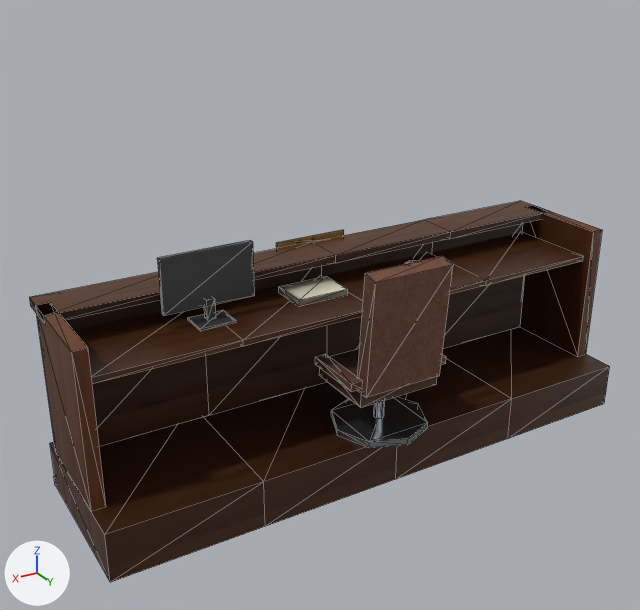
Two versions of the glTF model assets/coronado_kit/props/indoor/places/prop_judge_bench_clean_near.glb, one commit apart.
One viewpoint serves both versions: a 50 mm camera at (2.75, 4.18, 3.12) aimed at (0.25, 0.01, 1.03). Lighting does not change. The marker at lower left points along +X, +Y and +Z. The older version comes first. Mesh edges are drawn as thin lines. Vertices at exactly the same position are counted once.

The first picture shows 'prop_judge_bench_near'.
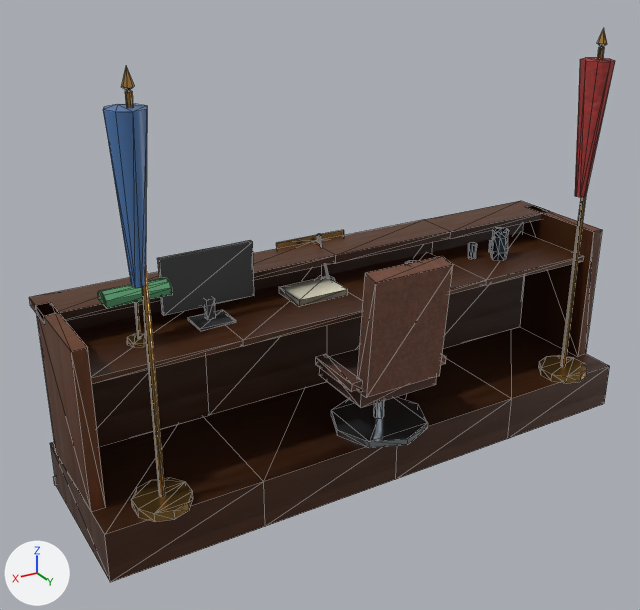
Location of each change, [x1, y1, x2, y2] in pixels of the pictures (640 x 610 px):
'prop_judge_bench_near', reshaped (45% taller)
    before: [29, 201, 610, 582]
    after: [29, 29, 615, 582]
part 1 of me_prop_judge_bench_near, added
    after: [127, 333, 146, 347]
part 2 of me_prop_judge_bench_near, built on
    after: [98, 29, 615, 522]
part 3 of me_prop_judge_bench_near, recoloured
    both: [159, 225, 585, 353]

What changed in the scene script:
```text
Change me_prop_judge_bench_near:
    used by ob_prop_judge_bench_near; location = (0.0, 0.0, 0.0)
    remove me_prop_judge_bench_near.from_pydata(...)  # 384 vertices, 536 faces; spans x -1.8..1.8, y -0.52..0.6, z 0.0..1.46
    add me_prop_judge_bench_near.from_pydata(...)  # 672 vertices, 952 faces; spans x -1.8..1.8, y -0.52..0.6, z 0.0..2.56
    me_prop_judge_bench_near part 1: the loose piece of 16 vertices spanning x -0.3..0.3, y 0.0..0.6, z 0.3..0.34 is copied, and the copy is scaled about its middle by (0.233, 0.233, 0.5), then moved by (1.35, -0.35, 0.72); it spans x 1.28..1.42, y -0.12..0.02, z 1.03..1.05
    me_prop_judge_bench_near part 2
    6 faces are deleted
    211 vertices are added at x -1.6..1.6, y -0.42..0.56, z 0.3..2.56
    26 new vertices lie (0.0, 0.0, 0.05) away from vertices in x -1.6..1.6, y -0.42..0.56, z 0.3..1.26
    12 new vertices lie (0.0, 0.0, 0.1) away from vertices in x -1.24..-1.02, y -0.18..-0.01, z 1.03..1.1
    7 new vertices lie (0.36, 0.0, 0.0) away from vertices in x 1.17, y -0.12..0.02, z 1.3..1.37
    378 new faces join them
    me_prop_judge_bench_near part 3: 13 kept faces spanning x -1.8..1.8, y -0.38..0.3, z 0.3..1.46 get new vertex colours
    other edits to the shape of me_prop_judge_bench_near do not show in these pictures
```
